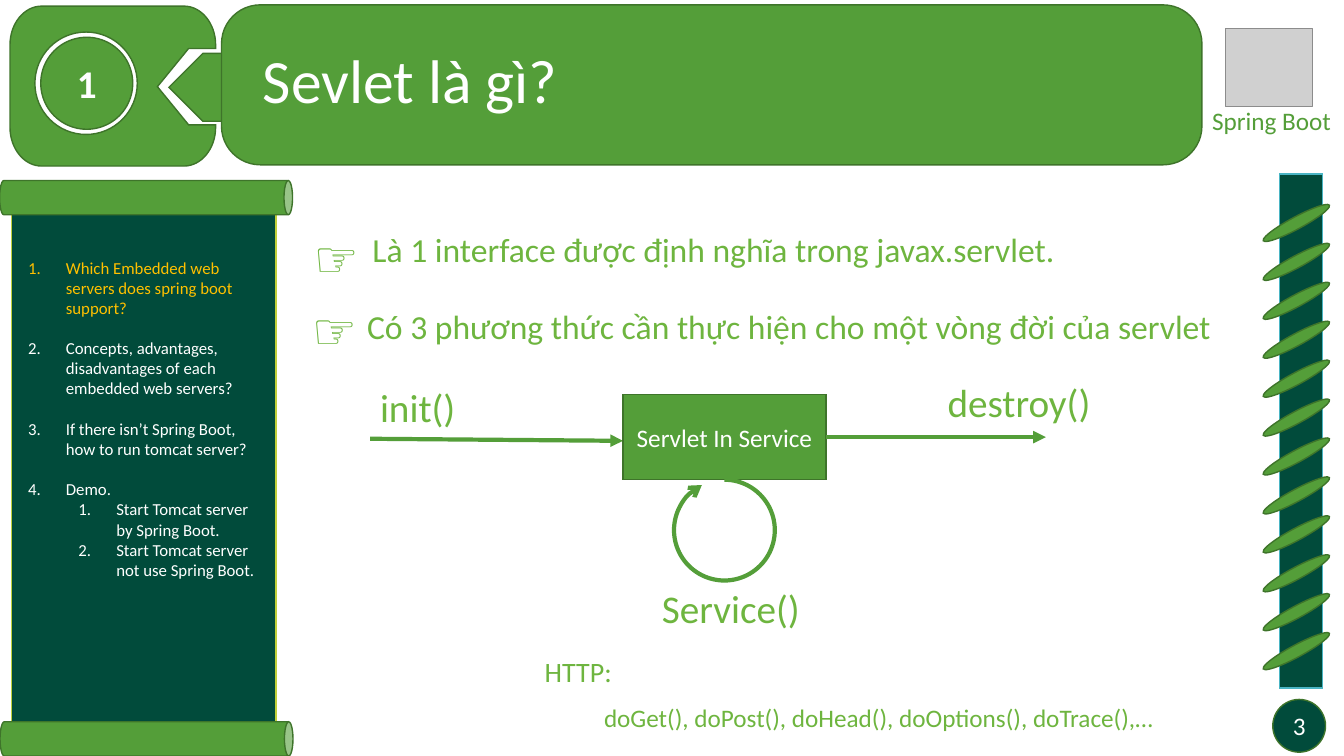
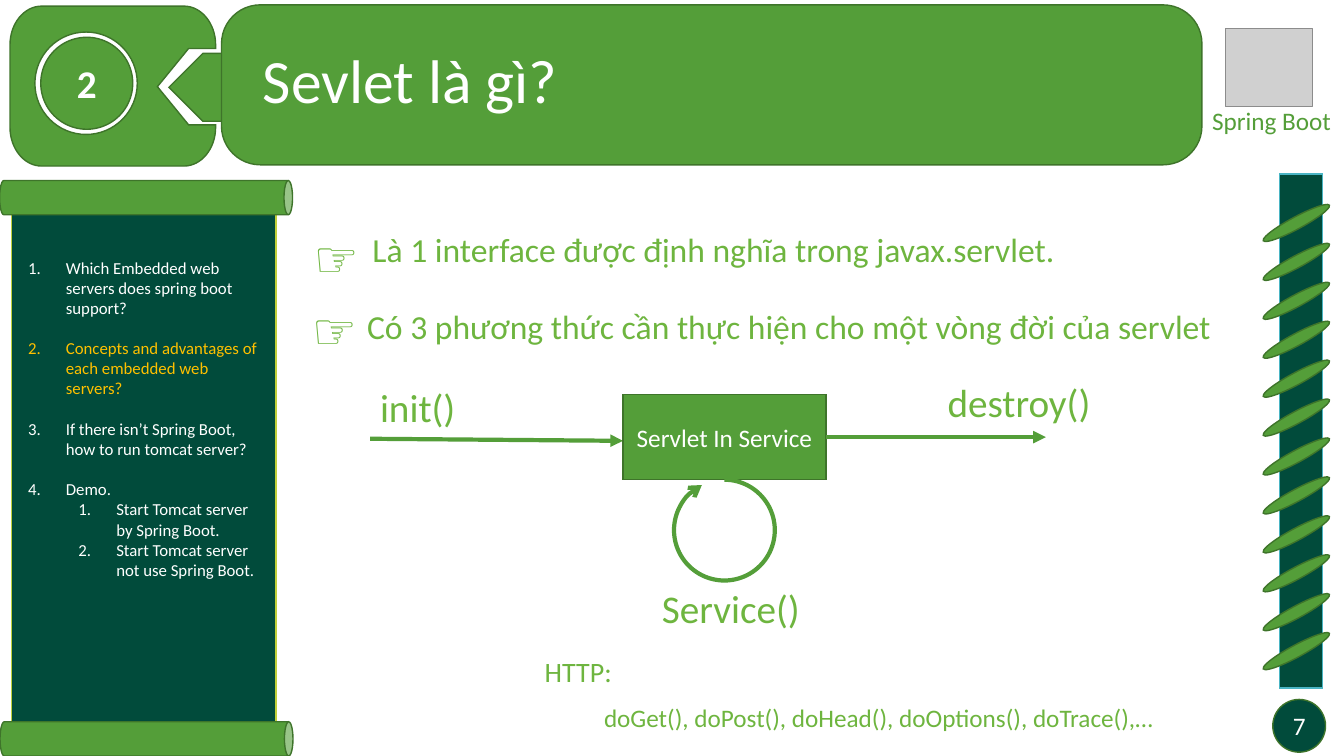
Before and after one commit to minhdua/Spring-boot-tutorial, a slide deck: slide 7 of Docs/Embedded containers.pptx (slide 3 before the commit). Drawn at 1344x756 pixels with LibreOffice and Linux fonts; fonts in the diff are those of the drawing; grey boxes stand for pictures. Boxes give left, top, right and bottom in pixels: in the first picture for what was removed or moved away, otherwise in the second. Text is boxed around its words. In the diff, an @@ line names an element or a change of style, - is before the commit and + after.

```diff
--- a/Docs/Embedded containers.pptx
+++ b/Docs/Embedded containers.pptx
@@ text in ellipse at [77, 72, 97, 98]: text changed @@
-1
+2
@@ text at [66, 262, 232, 317]: text colour #FFC000 to #FFFFFF in "Which Embedded web servers does spring boot ..." @@
@@ text at [66, 342, 257, 394]: text changed; text colour #FFFFFF to #FFC000 @@
-2. Concepts, advantages, disadvantages of each embedded web servers?
+2. Concepts and advantages of each embedded web servers?
@@ page number at [1293, 718, 1306, 735]: text changed @@
-3
+7
```
Also in this commit, not shown: 7 other slides changed, 12 slides added, 1 other file.
